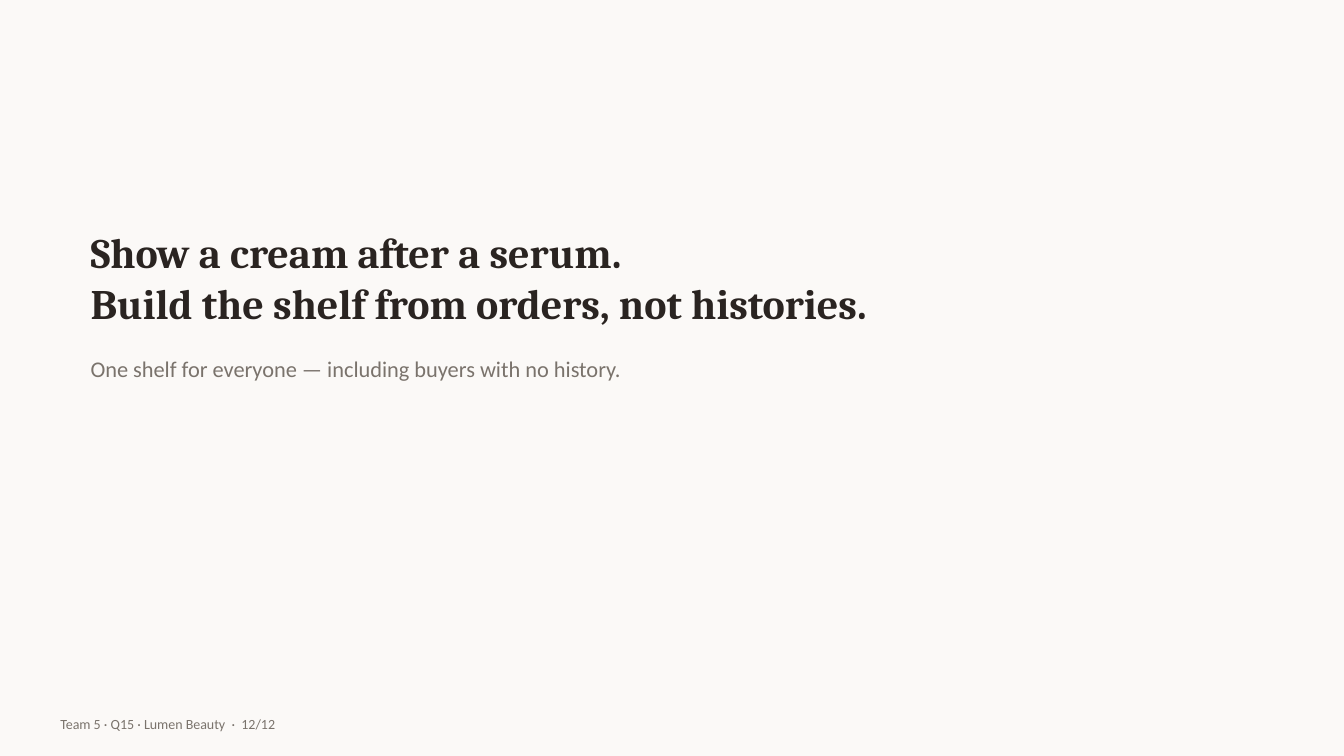
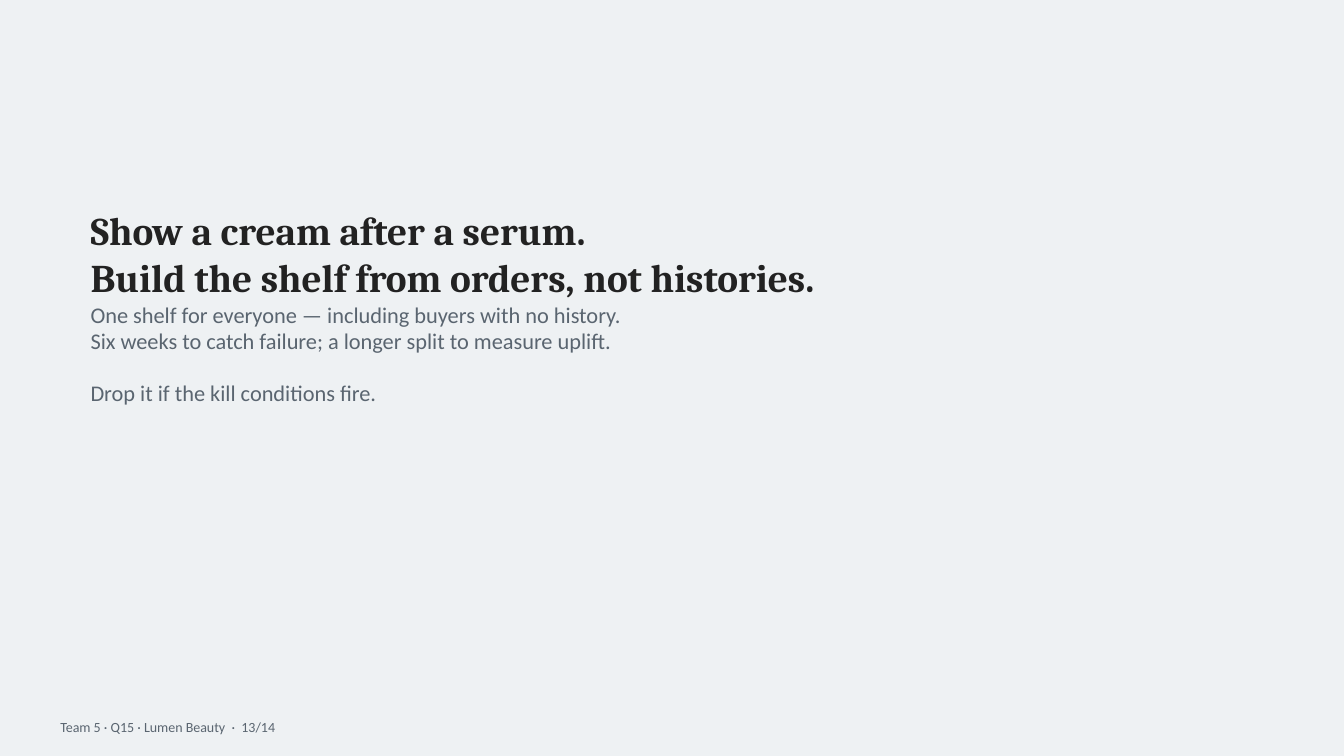
Before and after one commit to N1Rizhka/New-Media-Technology-and-Analytics---Final-Project, a slide deck: slide 13 of deliverables/Team5_Q15_pitch.pptx (slide 12 before the commit). Drawn at 1344x756 pixels with LibreOffice and Linux fonts; fonts in the diff are those of the drawing. Boxes give left, top, right and bottom in pixels: in the first picture for what was removed or moved away, otherwise in the second. Text is boxed around its words. In the diff, an @@ line names an element or a change of style, - is before the commit and + after.

```diff
--- a/deliverables/Team5_Q15_pitch.pptx
+++ b/deliverables/Team5_Q15_pitch.pptx
@@ rectangle at (0,0,1344,756): fill #FBF9F7 to #EEF1F3 @@
@@ text "Show a cream after a ...": place and size @@
-text "Show a cream after a ..." at (91,238,867,381)
+text "Show a cream after a ..." at (91,217,815,405)
@@ text at (91,217,815,297): size 30 to 28 pt, text colour #2A2421 to #222222 in "Show a cream after a serum. Build ..." @@
@@ text at (91,307,621,405): text changed; text colour #7A736C to #5A6570 @@
-One shelf for everyone — including buyers with no history.
+One shelf for everyone — including buyers with no history.
+Six weeks to catch failure; a longer split to measure uplift.
+Drop it if the kill conditions fire.
@@ text at (60,722,275,734): text changed; text colour #7A736C to #5A6570 @@
-Team 5 · Q15 · Lumen Beauty · 12/12
+Team 5 · Q15 · Lumen Beauty · 13/14
```
Also in this commit, not shown: 10 other slides changed, 3 slides added, 1 slide removed, 31 other files.
